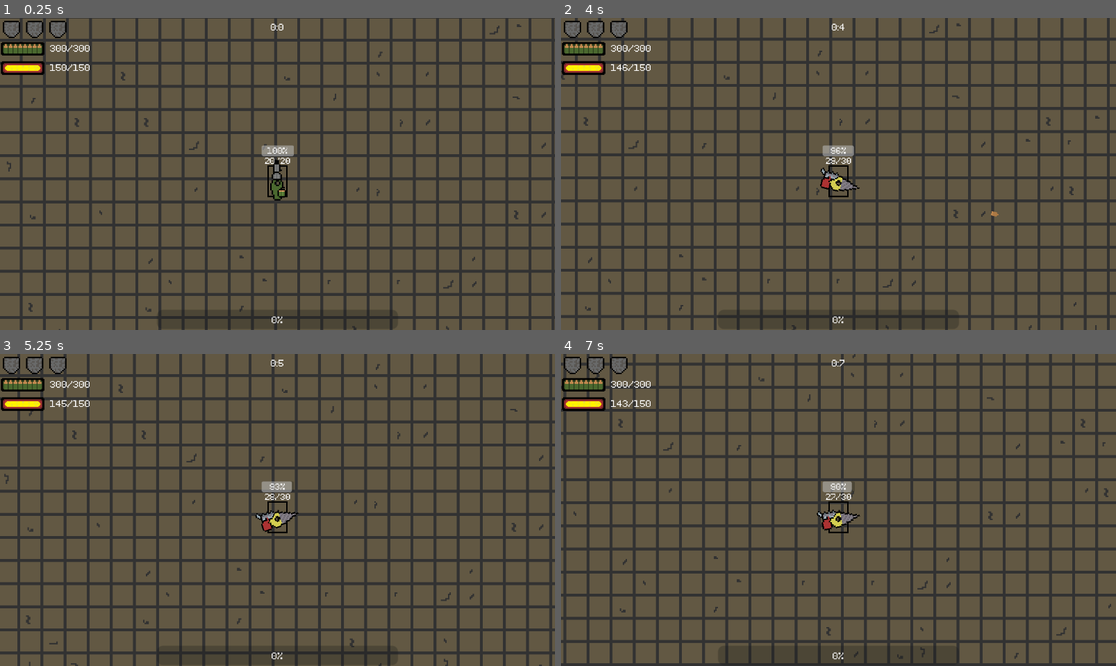
Above: before the commit, frames 1-4 (two rows, left to right).
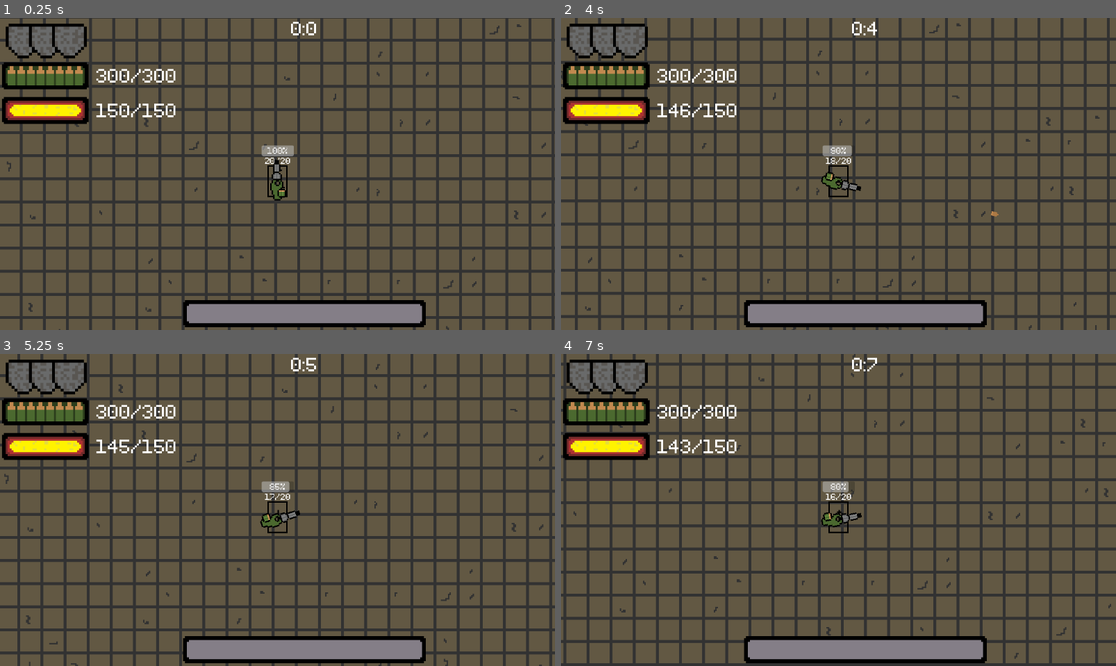
Above: after the commit, the same moments.

Repository: NikitinMaksim/Coursework_2023
Game: Godot game, scene res://Main_scene.tscn
The game is run twice, just before and just after one commit, with the same random seed, the same clock (stepped at 60 frames per second) and the same inputs.
Inputs (mouse positions are in pixels of both pictures, inside the frame that each line leads up to):
- Up to frame 1 (0.25 s): no input
- Up to frame 2 (4 s): tap Enter at 0.5 s; move the mouse to (960, 158) at 0.52 s; hold D (move_right) 0.53-1.28 s; tap E (swap_weapon) at 0.6, 1.55, 2.1, 2.85, 3.8 s; tap Space at 1.25 s; move the mouse to (727, 189) at 1.27 s; hold S (move_down) 1.28-2.03 s; click (727, 189) at 1.35 s; move the mouse to (894, 105) at 2.02 s; hold D (move_right) 2.03-2.78 s; move the mouse to (810, 236) at 2.77 s; hold W (move_up) 2.78-3.53 s; move the mouse to (1005, 220) at 3.52 s; press the mouse at (1005, 220) at 3.53 s; hold A (move_left) from 3.53 s (still down)
- Up to frame 3 (5.25 s): tap R (reload) at 4.15 s; move the mouse to (111, 463) at 4.27 s; release the mouse at (111, 463) at 4.28 s; tap E (swap_weapon) at 4.35, 5.1 s; move the mouse to (305, 510) at 5.02 s; release A (move_left) at 5.03 s; hold S (move_down) from 5.03 s (still down)
- Up to frame 4 (7 s): move the mouse to (755, 432) at 5.77 s; release S (move_down) at 5.78 s; hold D (move_right) 5.78-6.53 s; click (755, 432) at 5.85 s; tap E (swap_weapon) at 6.05, 6.6 s; move the mouse to (960, 494) at 6.52 s; hold W (move_up) from 6.53 s (still down)

The runs differ from the first frame. In frame 1, 8.1% of the frame differs, in the area x 0-77%, y 0-100%; in frame 2, 8.4%; in frame 3, 8.4%; in frame 4, 8.4%.

Commit message:
Ui changes

Diff:
--- a/Turn up the heat/Player/Player.gd
+++ b/Turn up the heat/Player/Player.gd
@@ -12,6 +12,9 @@
 signal set_max_ammo_ui(max_ammo)
 signal set_fuel_ui(fuel)
 signal set_max_fuel_ui(max_fuel)
+signal level_up()
+signal set_exp_ui(exp)
+signal set_max_exp_ui(max_exp)
 
 @export var weapons: Array[GunData]
 @export var body: BodyData
@@ -31,8 +34,9 @@
 var fuel_attack_speed_modifier: float = 1
 var fuel_move_speed_modifier: float = 1
 
+var level: int = 1
 var total_exp: int = 0
-var exp_till_next_lvl: int = 100
+var exp_till_next_lvl: int = 20
 
 func _ready():
 	anitree.active = true
@@ -71,10 +75,11 @@
 				shoot()
 			else:
 				reload()
-	if (Input.is_action_just_pressed("swap_weapon")):
+	elif (Input.is_action_just_pressed("swap_weapon")):
 		swap_weapon()
-	if (Input.is_action_just_pressed("reload") and clip<max_clip):
+	elif (Input.is_action_just_pressed("reload") and clip<max_clip):
 		reload()
+
 
 func update_animation_parameters():
 	if (direction == Vector2.ZERO):
@@ -220,10 +225,16 @@
 		else:
 			print("Game over")
 		if current_armor == 0:
-			SignalBus.add_points.emit(50)
-		else:
-			SignalBus.add_points.emit(damage*-50)
+			SignalBus.add_points.emit(10)
+		else:
+			SignalBus.add_points.emit(damage*-10)
 		$"I-Frames".start()
 
 func get_exp(amount):
-	pass
+	total_exp+=amount
+	if total_exp>=exp_till_next_lvl:
+		exp_till_next_lvl = 20+pow(level,1.5)
+		set_max_exp_ui.emit(exp_till_next_lvl)
+		level_up.emit()
+		total_exp -= exp_till_next_lvl
+	set_exp_ui.emit(total_exp)
--- a/Turn up the heat/UI/UI.gd
+++ b/Turn up the heat/UI/UI.gd
@@ -28,3 +28,11 @@
 	max_fuel_internal = max_fuel
 	$"Grid/Left up corner/Fuel/FuelBar".max_value = max_fuel_internal
 	_on_player_set_fuel_ui(max_fuel_internal)
+
+
+func _on_player_set_exp_ui(xp):
+	$"Grid/VBoxContainer/Exp bar".value = xp
+
+
+func _on_player_set_max_exp_ui(max_exp):
+	$"Grid/VBoxContainer/Exp bar".max_value = max_exp
--- a/Turn up the heat/UI/UI.tscn
+++ b/Turn up the heat/UI/UI.tscn
@@ -9,19 +9,21 @@
 [ext_resource type="Texture2D" uid="uid://cu2xbem1ag7xt" path="res://UI/ProgressBarsTextures/FuelProgressBarOver.png" id="7_8nmol"]
 [ext_resource type="Texture2D" uid="uid://vum47vsb0dtf" path="res://UI/ProgressBarsTextures/FuelProgressBarProgress.png" id="8_otyxi"]
 [ext_resource type="Script" path="res://Clock.gd" id="9_2n084"]
+[ext_resource type="Texture2D" uid="uid://ctyju1wvuubl5" path="res://UI/ProgressBarsTextures/ExpProgressBarUnder.png" id="10_4nx3p"]
+[ext_resource type="Texture2D" uid="uid://duelw23bkn2rq" path="res://UI/ProgressBarsTextures/ExpProgressBarProgress.png" id="11_0l8ph"]
 
 [sub_resource type="LabelSettings" id="LabelSettings_5leu6"]
 line_spacing = 0.0
 font = ExtResource("5_rmt8w")
-font_size = 9
+font_size = 18
 
 [sub_resource type="LabelSettings" id="LabelSettings_n6sjw"]
 font = ExtResource("5_rmt8w")
-font_size = 9
+font_size = 18
 
 [sub_resource type="LabelSettings" id="LabelSettings_xb7xo"]
 font = ExtResource("5_rmt8w")
-font_size = 9
+font_size = 18
 
 [sub_resource type="Theme" id="Theme_vaenm"]
 default_font = ExtResource("5_rmt8w")
@@ -49,10 +51,8 @@
 size_flags_vertical = 0
 
 [node name="Health" type="HBoxContainer" parent="Grid/Left up corner"]
-custom_minimum_size = Vector2(30, 20)
-layout_direction = 2
+custom_minimum_size = Vector2(60, 40)
 layout_mode = 2
-size_flags_horizontal = 2
 size_flags_vertical = 6
 script = ExtResource("1_ae6d6")
 
@@ -117,12 +117,15 @@
 [node name="Timer" type="Timer" parent="Grid/VBoxContainer/Clock"]
 autostart = true
 
-[node name="Exp bar" type="ProgressBar" parent="Grid/VBoxContainer"]
+[node name="Exp bar" type="TextureProgressBar" parent="Grid/VBoxContainer"]
 custom_minimum_size = Vector2(250, 20)
 layout_mode = 2
 size_flags_horizontal = 6
 size_flags_vertical = 8
 theme = SubResource("Theme_vaenm")
+max_value = 20.0
+texture_under = ExtResource("10_4nx3p")
+texture_progress = ExtResource("11_0l8ph")
 
 [node name="VBoxContainer2" type="VBoxContainer" parent="Grid"]
 layout_mode = 2
Binary file changed: Turn up the heat/UI/Armor/ArmorPlate.png
Binary file changed: Turn up the heat/UI/ProgressBarsTextures/AmmoProgressBarProgress.png
Binary file changed: Turn up the heat/UI/ProgressBarsTextures/AmmoProgressBarUnder.png
Binary file added: Turn up the heat/UI/ProgressBarsTextures/ExpProgressBarProgress.png
Not shown, added: Turn up the heat/UI/ProgressBarsTextures/ExpProgressBarProgress.png.import
Binary file added: Turn up the heat/UI/ProgressBarsTextures/ExpProgressBarUnder.png
Not shown, added: Turn up the heat/UI/ProgressBarsTextures/ExpProgressBarUnder.png.import
Binary file changed: Turn up the heat/UI/ProgressBarsTextures/FuelProgressBarOver.png
Binary file changed: Turn up the heat/UI/ProgressBarsTextures/FuelProgressBarProgress.png
Binary file changed: Turn up the heat/UI/ProgressBarsTextures/FuelProgressBarUnder.png
Not shown: 1 places in Turn up the heat/UI/UI.tscn that only renumber resources
Not shown, changed: Зарисовки/ExpProgressBar.aseprite
